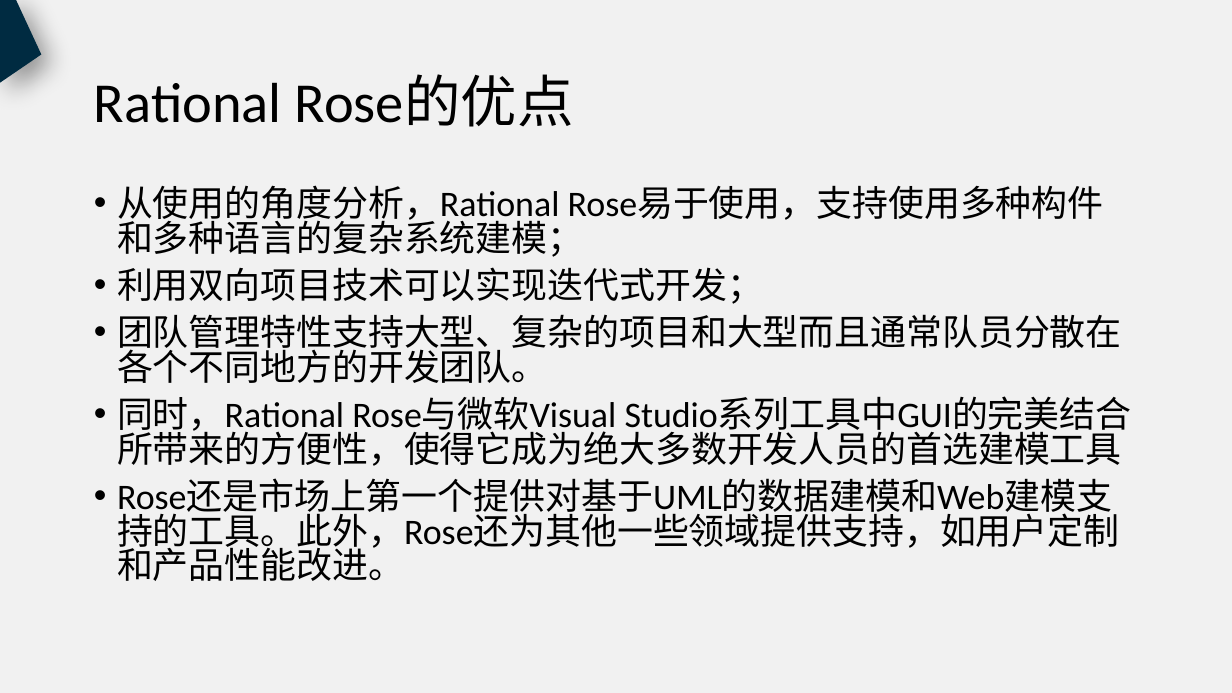
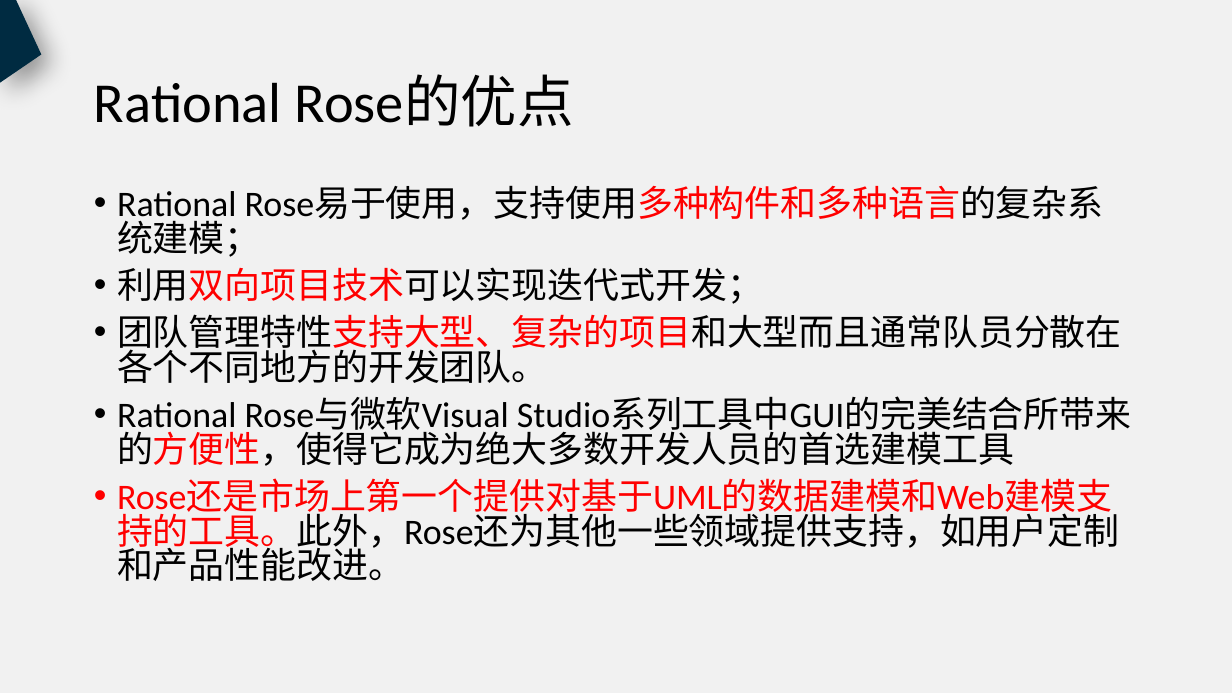
Before and after one commit to PRD2018-G18/PRD2018, a slide deck: slide 14 of 非受控文档/过程文档/UML工具/UML工具.pptx. Drawn at 1232x693 pixels with LibreOffice and Linux fonts; fonts in the diff are those of the drawing. Boxes give left, top, right and bottom in pixels: in the first picture for what was removed or moved away, otherwise in the second. Text is boxed around its words. In the diff, an @@ line names an element or a change of style, - is before the commit and + after.

Commit message:
UML工具PPT的修改，审核

```diff
--- a/非受控文档/过程文档/UML工具/UML工具.pptx
+++ b/非受控文档/过程文档/UML工具/UML工具.pptx
@@ text at (117, 186, 1104, 257): text changed @@
-• 从使用的角度分析，Rational Rose易于使用，支持使用多种构件和多种语言的复杂系统建模；
+• Rational Rose易于使用，支持使用多种构件和多种语言的复杂系统建模；
@@ text at (117, 267, 1122, 581): text colour #000000 to #FF0000 in "利用双向项目技术可以实现迭代式开发；", "团队管理特性支持大型、复杂的项目和大型而且通常队员分散在各个不同地方的开发团队。", "Rose还是市场上第一个提供对基于UML的数据建模和Web建模支持的工具。此外，Rose还为其他一些领域提供支持，如用户 ..." @@
@@ text at (117, 398, 1014, 466): text changed @@
-• 同时，Rational Rose与微软Visual Studio系列工具中GUI的完美结合所带来的方便性，使得它成为绝大多数开发人员的首选建模工具
+• Rational Rose与微软Visual Studio系列工具中GUI的完美结合所带来的方便性，使得它成为绝大多数开发人员的首选建模工具
```
Also in this commit, not shown: 15 other slides changed, 5 slides added, 15 slides removed.
